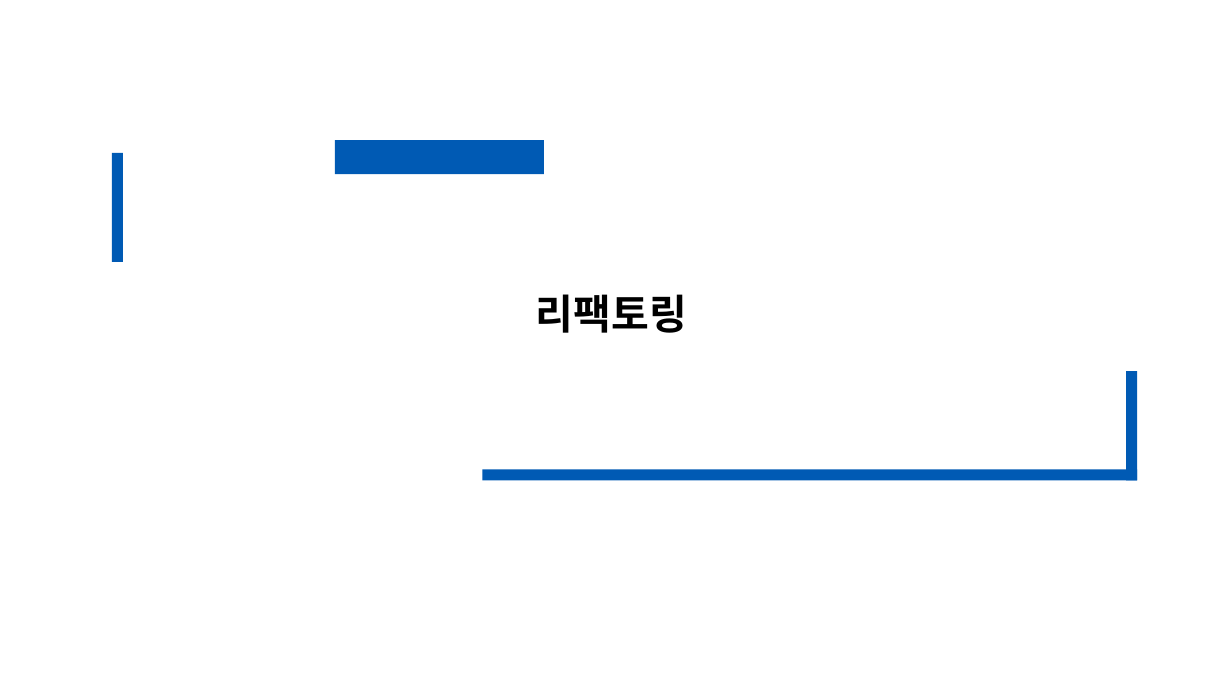
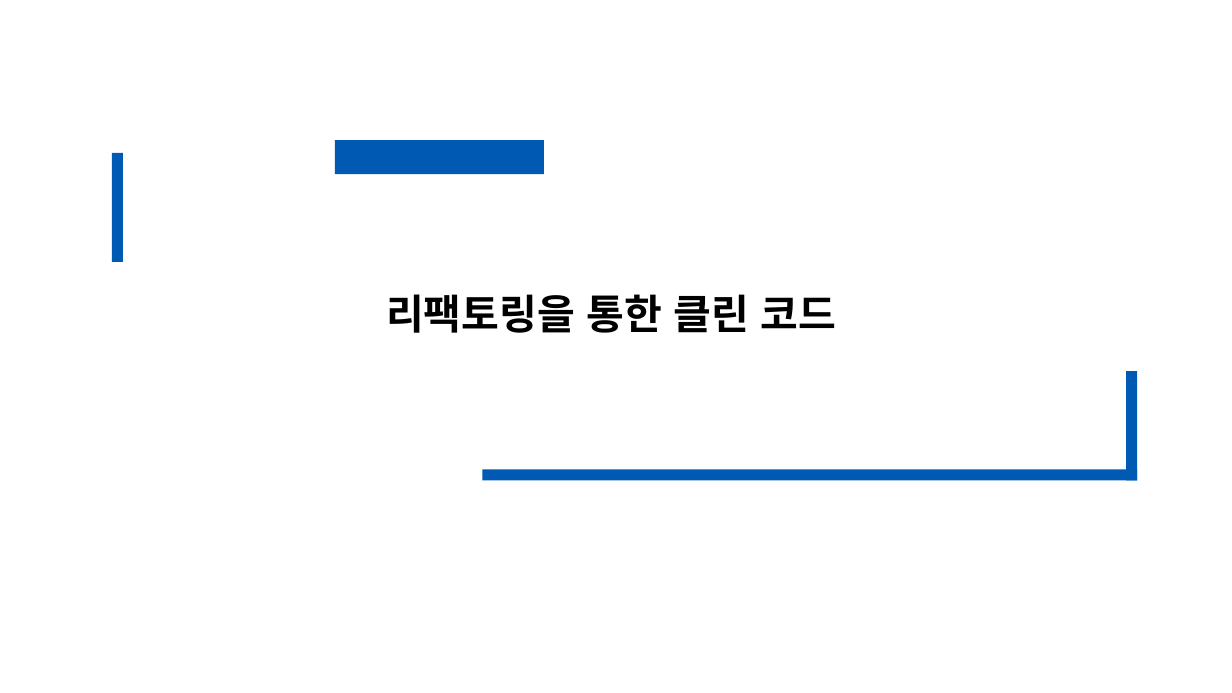
Before and after one commit to hy-ra-na/presentation_Americano, a slide deck: slide 15 of 발표양식.pptx (slide 13 before the commit). Drawn at 1232x693 pixels with LibreOffice and Linux fonts; fonts in the diff are those of the drawing. Boxes give left, top, right and bottom in pixels: in the first picture for what was removed or moved away, otherwise in the second. Text is boxed around its words. In the diff, an @@ line names an element or a change of style, - is before the commit and + after.

```diff
--- a/발표양식.pptx
+++ b/발표양식.pptx
@@ text at bbox=[386, 294, 837, 333]: text changed @@
-리팩토링
+리팩토링을 통한 클린 코드
```
Also in this commit, not shown: 3 other slides changed, 2 slides added.
